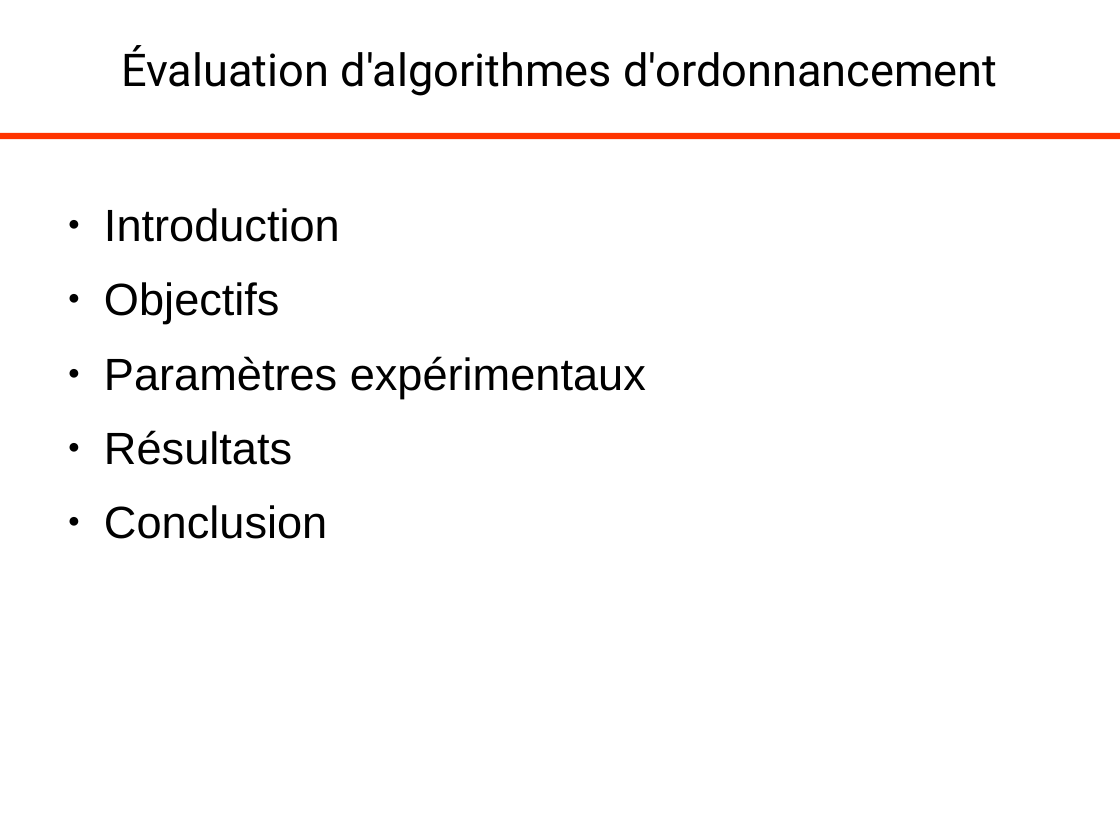
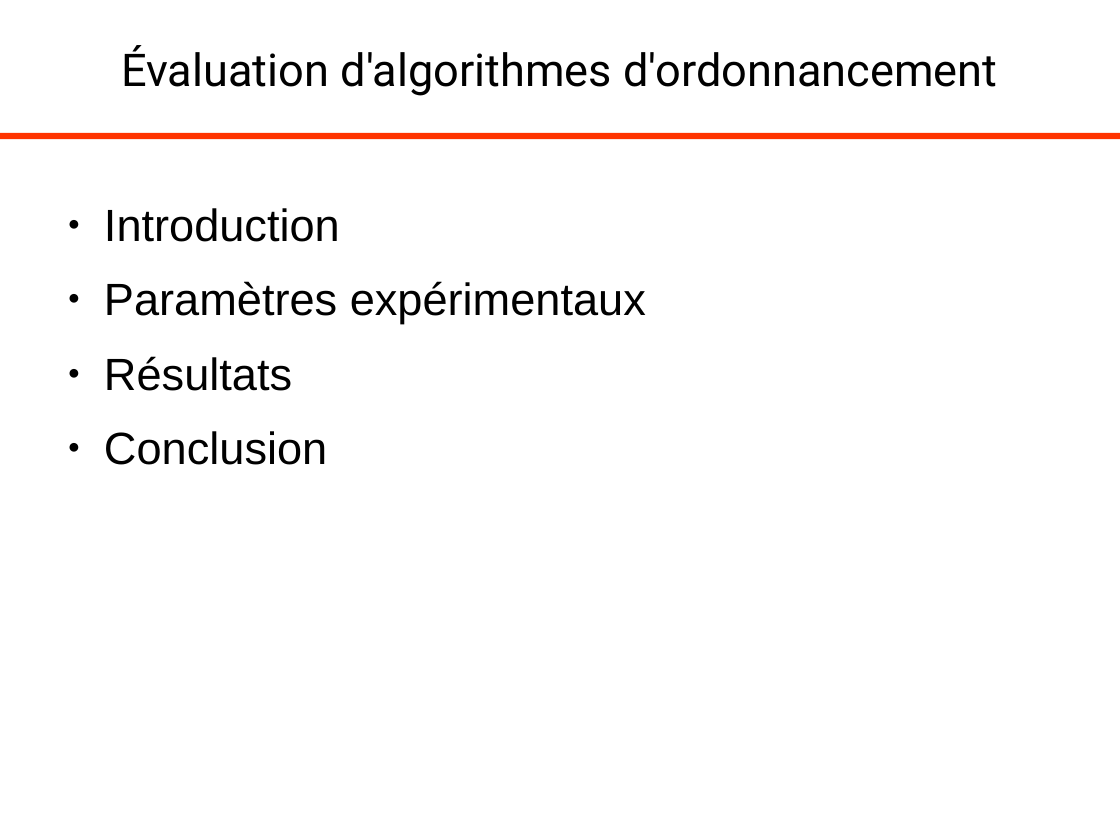
Before and after one commit to fColas68/eprLPT, a slide deck: slide 3 of presentation/presentation.odp. Drawn at 1120x840 pixels with LibreOffice and Linux fonts; fonts in the diff are those of the drawing. Boxes give left, top, right and bottom in pixels: in the first picture for what was removed or moved away, otherwise in the second. Text is boxed around its words. In the diff, an @@ line names an element or a change of style, - is before the commit and + after.

```diff
--- a/presentation/presentation.odp
+++ b/presentation/presentation.odp
@@ text at (104, 282, 280, 324): paragraph removed @@
-● Objectifs
```
Also in this commit, not shown: 13 other slides changed, 18 slides added, 2 slides removed.
